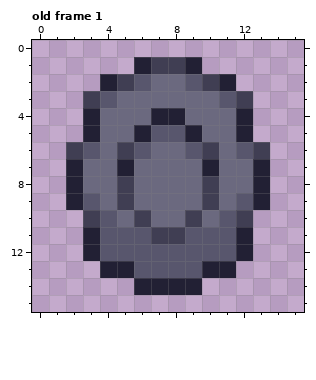
File history of a pixel-art file, images/objects/coin.aseprite. The first picture shows the starting point.
16x16 pixels, 1 frame. Shown: old frame 1. The commit also changed other frames, which this record leaves out.
Once edited:
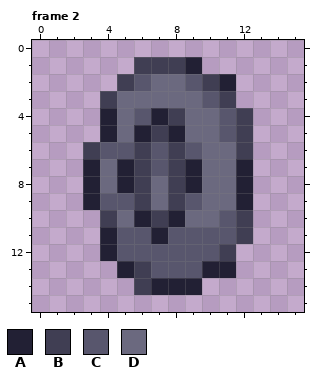
Palette (. is transparent): A #222034  B #403e53  C #58566d  D #6b697f
A new or re-ordered frame is compared with the old frame closest to it.
Changes in this commit:
frames 1 -> 4
Frame 2 is new; against old frame 1:
Colour B becomes colour A in row 8 at x 5; in row 10 at x 6; in row 11 at x 7.
Colour C becomes colour A in row 5 at x 8; in row 9 at x 3 and 12; in rows 11 to 12 at x 4.
Colour D becomes colour A in rows 4 to 5 at x 4; in rows 7 to 8 at x 3, 9 and 12; in row 10 at x 8.
Colour A becomes colour B in row 1 at x 6; in row 4 at x 8 and 12; in row 5 at x 12; in row 11 at x 12; in row 14 at x 6.
Colour C becomes colour B in row 3 at x 4 and 11; in row 5 at x 7; in row 6 at x 3, 6 and 12; in row 10 at x 4; in row 12 at x 11; in row 13 at x 6.
Colour D becomes colour B in row 6 at x 8; in rows 7 to 9 at x 6 and 8; in row 10 at x 7.
Colour B becomes colour C in row 6 at x 5; in row 9 at x 5; in row 11 at x 8.
Colour D becomes colour C in row 3 at x 10; in row 4 at x 6 and 11; in row 5 at x 11; in row 6 at x 4 and 7; in row 7 at x 7; in row 9 at x 4 and 9.
Colour A becomes colour D in row 5 at x 9; in row 7 at x 10.
Colour B becomes colour D in row 6 at x 10; in rows 8 to 9 at x 10; in row 10 at x 9.
Colour A is removed in row 2 at x 4; in rows 4 to 5 at x 3; in rows 7 to 9 at x 2 and 13; in row 11 at x 3; in row 12 at x 3 and 12; in row 13 at x 4.
Colour B is removed in row 3 at x 3 and 12; in row 6 at x 2 and 13; in row 10 at x 3.
